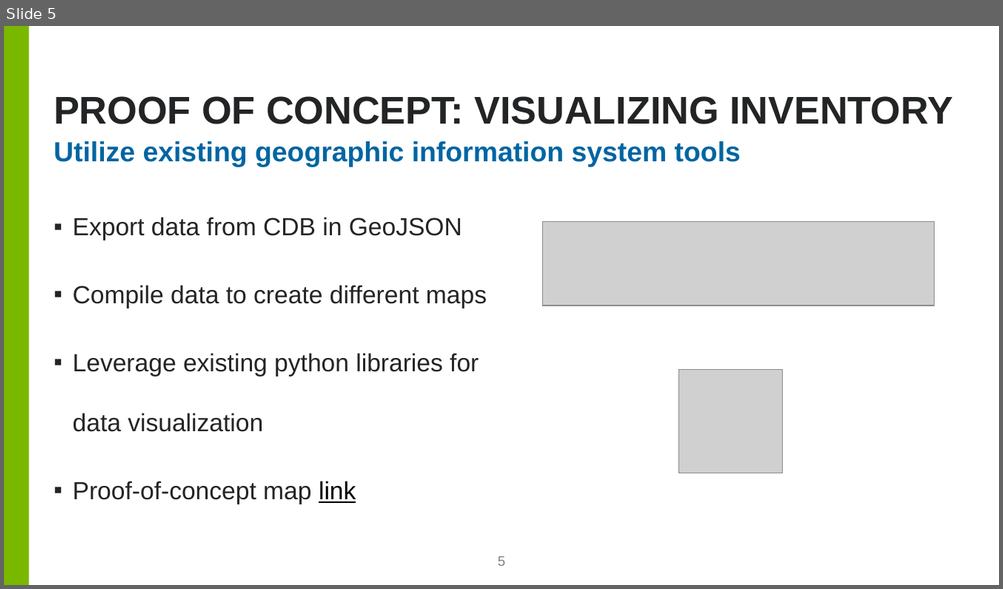
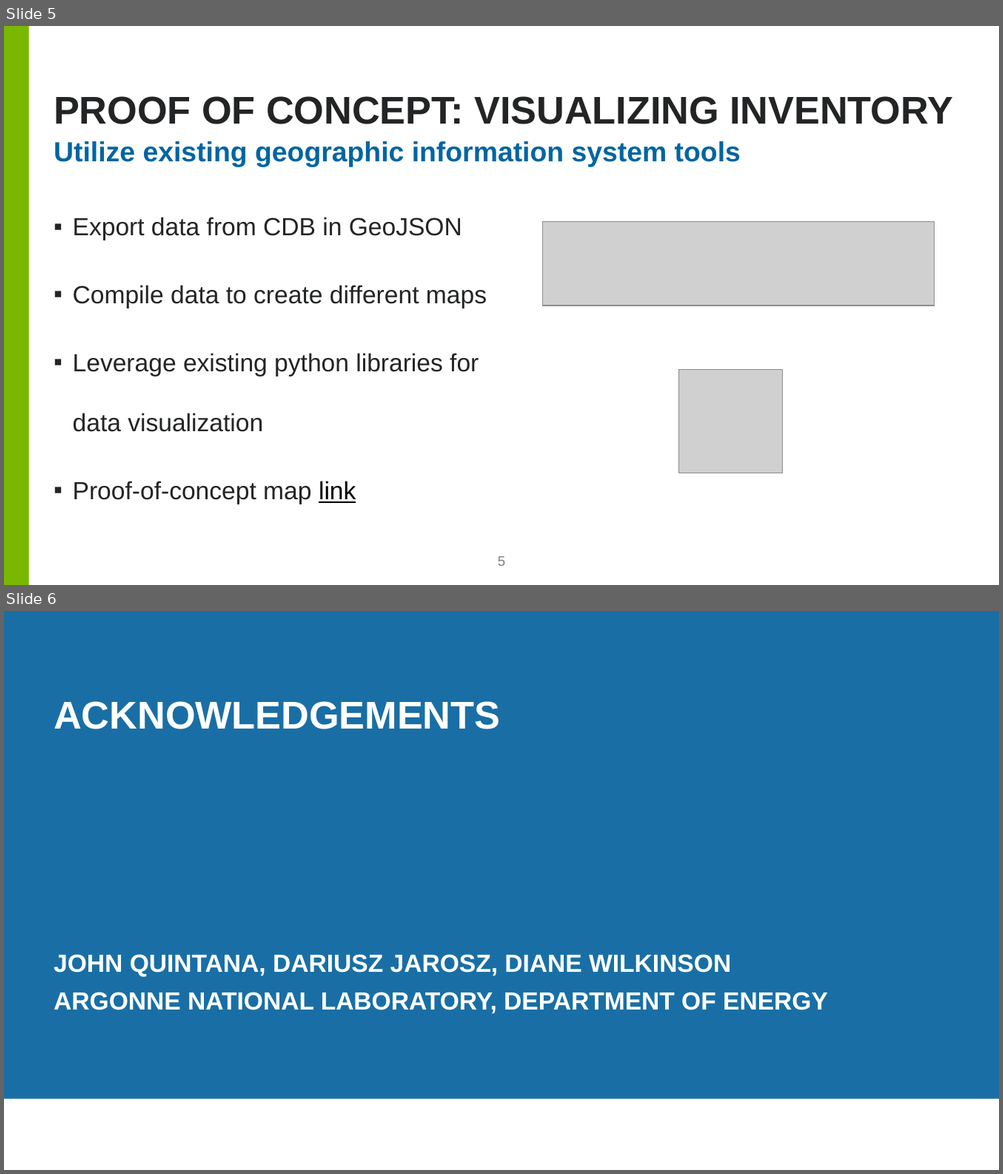
Before and after one commit to cslam7/aps-geoJson, a slide deck: Lam_Cory_Presentation.pptx. Shown one above the other, each under a label of ours: slide 5 before the commit, slides 5 and 6 after it. The pictures are 1003x589 and 1003x1174 pixels, drawn with LibreOffice and Linux fonts; fonts in the diff are those of the drawing; grey boxes stand for pictures; background and template pictures are left out. Boxes give left, top, right and bottom in pixels: in the first picture for what was removed or moved away, otherwise in the second. Text is boxed around its words. In the diff, an @@ line names an element or a change of style, - is before the commit and + after.

```diff
--- a/Lam_Cory_Presentation.pptx
+++ b/Lam_Cory_Presentation.pptx
@@ slide 6 added at [4, 611, 999, 1170], background picture (left out) @@
@@ text added at [4, 611, 999, 1099], fill #00609C at 90% opacity, 18 pt, text #FFFFFF, bold @@
+ACKNOWLEDGEMENTS
+JOHN QUINTANA, DARIUSZ JAROSZ, DIANE WILKINSON
+ARGONNE NATIONAL LABORATORY, DEPARTMENT OF ENERGY
```
Also in this commit, not shown: 3 slides changed.
